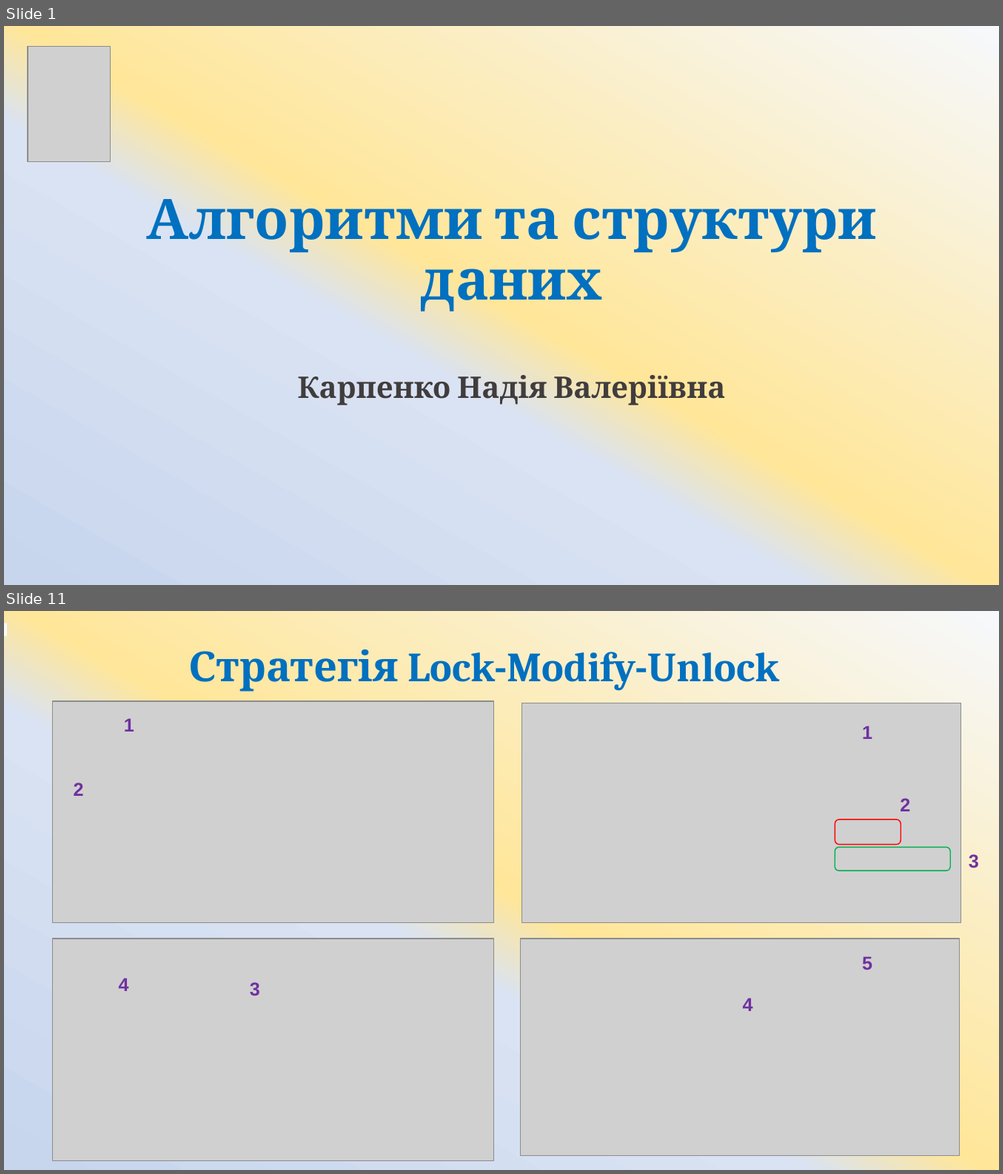
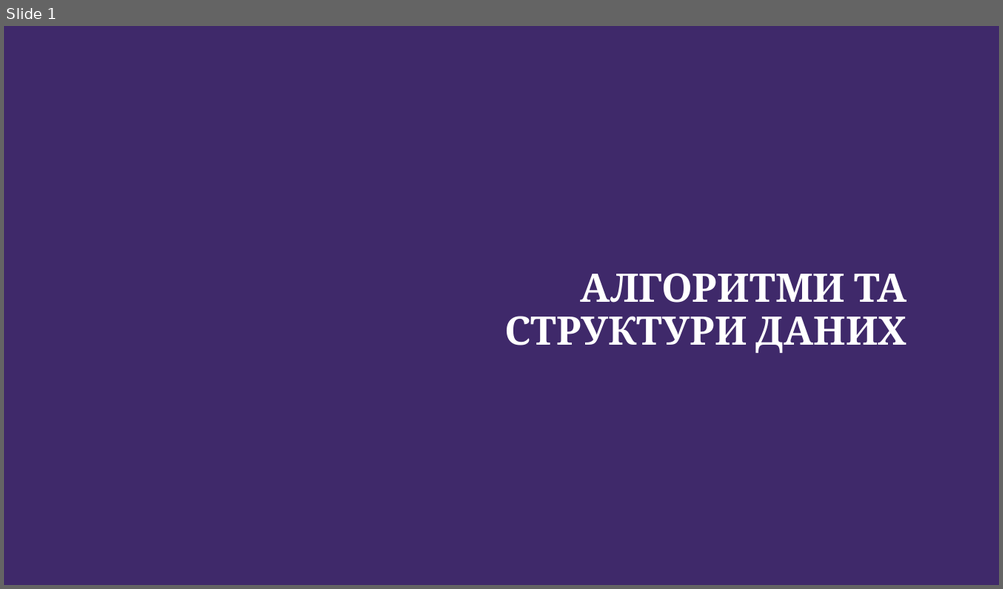
Before and after one commit to ArtemKlym/git_presentation, a slide deck: Git_1 part.pptx. Shown one above the other, each under a label of ours: slides 1 and 11 before the commit, slide 1 after it; the slides between them are not shown. The pictures are 1003x1174 and 1003x589 pixels, drawn with LibreOffice and Linux fonts; fonts in the diff are those of the drawing; grey boxes stand for pictures; background and template pictures are left out. Boxes give left, top, right and bottom in pixels: in the first picture for what was removed or moved away, otherwise in the second. Text is boxed around its words. In the diff, an @@ line names an element or a change of style, - is before the commit and + after.

```diff
--- a/Git_1 part.pptx
+++ b/Git_1 part.pptx
@@ slide 11 removed at (4,611,999,1170), background gradient #F6F8FC to #FFE699 to #DAE3F3 to #C7D5ED @@
@@ rectangle removed at (4,623,7,635) @@
@@ title removed at (188,649,779,692) @@
-Стратегія Lock-Modify-Unlock
@@ picture removed at (53,701,493,923) @@
@@ text removed at (124,718,134,732) @@
-1
@@ picture removed at (522,703,961,923) @@
@@ text removed at (862,726,872,739) @@
-1
@@ text removed at (74,783,84,796) @@
-2
@@ text removed at (899,798,910,812) @@
-2
@@ rounded rectangle removed at (834,820,900,845) @@
@@ rounded rectangle removed at (834,848,950,871) @@
@@ text removed at (968,854,979,869) @@
-3
@@ picture removed at (53,940,493,1162) @@
@@ picture removed at (521,940,959,1156) @@
@@ text removed at (862,957,872,970) @@
-5
@@ text removed at (119,978,129,991) @@
-4
@@ text removed at (250,982,260,997) @@
-3
@@ text removed at (743,998,753,1011) @@
-4
@@ slide 1 changed as well @@
@@ background gradient #F6F8FC to #FFE699 to #DAE3F3 to #C7D5ED to picture (left out) @@
@@ picture removed at (28,46,110,161) @@
@@ title at (504,273,907,353): text changed; size 54 to 38 pt; text colour #0070C0 to #FFFFFF @@
-Алгоритми та структури даних
-Карпенко Надія Валеріївна
+АЛГОРИТМИ ТА СТРУКТУРИ ДАНИХ
```
Also in this commit, not shown: 8 slides added, 27 other slides removed.
